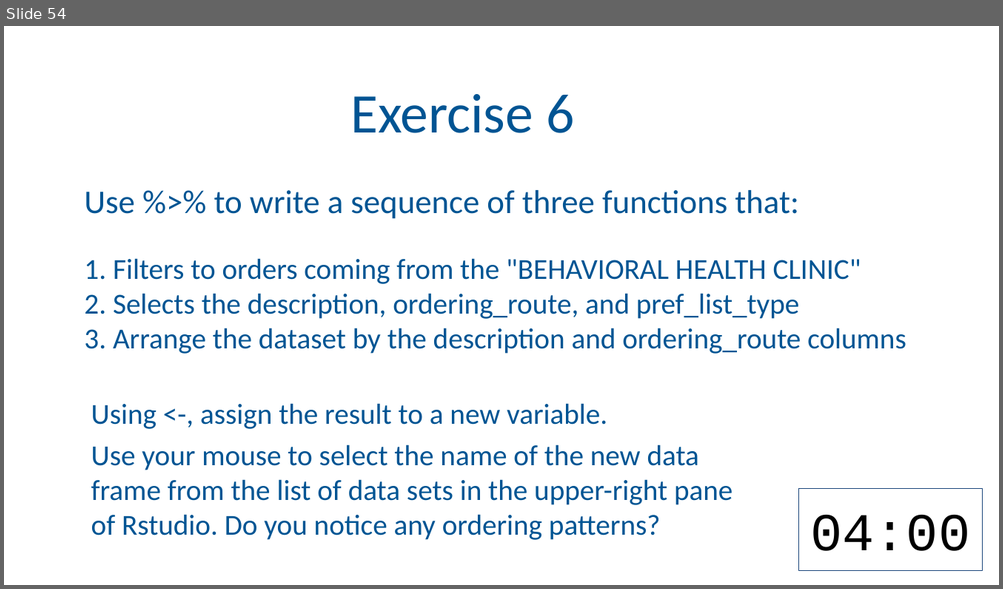
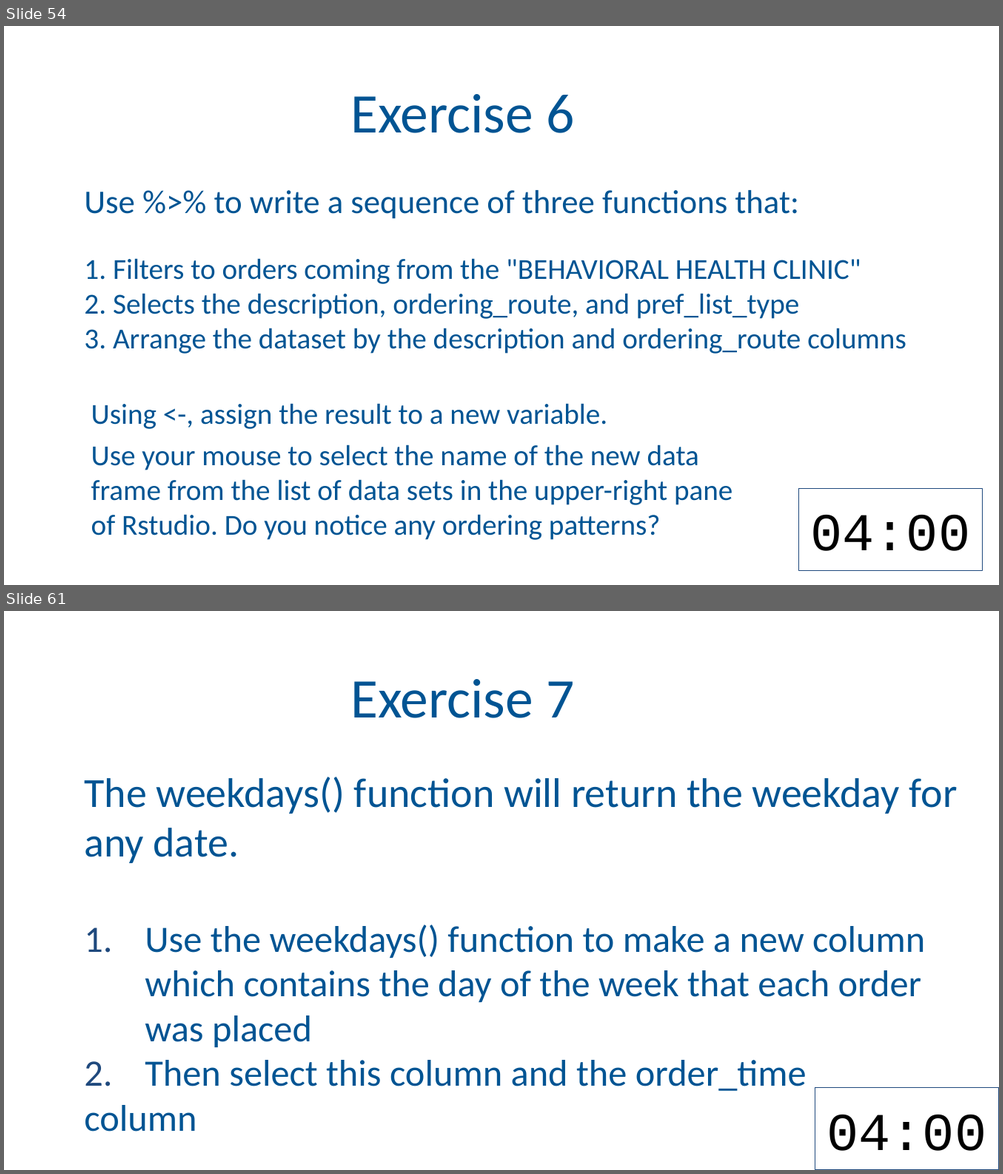
Before and after one commit to amromeo/api_r2020, a slide deck: 03 - Transform.pptx. Shown one above the other, each under a label of ours: slide 54 before the commit, slides 54 and 61 after it; the slides between them are not shown. The pictures are 1003x589 and 1003x1174 pixels, drawn with LibreOffice and Linux fonts; fonts in the diff are those of the drawing; background and template pictures are left out. Boxes give left, top, right and bottom in pixels: in the first picture for what was removed or moved away, otherwise in the second. Text is boxed around its words. In the diff, an @@ line names an element or a change of style, - is before the commit and + after.

```diff
--- a/03 - Transform.pptx
+++ b/03 - Transform.pptx
@@ slide 61 added at <box>4,611,999,1170</box>, background picture (left out) @@
@@ title added at <box>350,679,574,718</box>, 54 pt, text #005493 @@
+Exercise 7
@@ text added at <box>84,777,957,1132</box>, 36 pt, text #005493 @@
+The weekdays() function will return the weekday for any date.
+1. Use the weekdays() function to make a new column which contains the day of the week that each order was placed
+2. Then select this column and the order_time
+column
@@ rectangle added at <box>815,1088,999,1170</box>, fill #FFFFFF, outline #1F497D 0.75 pt, 51.4 pt, text #000000 @@
+04:00
```
Also in this commit, not shown: 1 slide changed, 9 other slides added.
